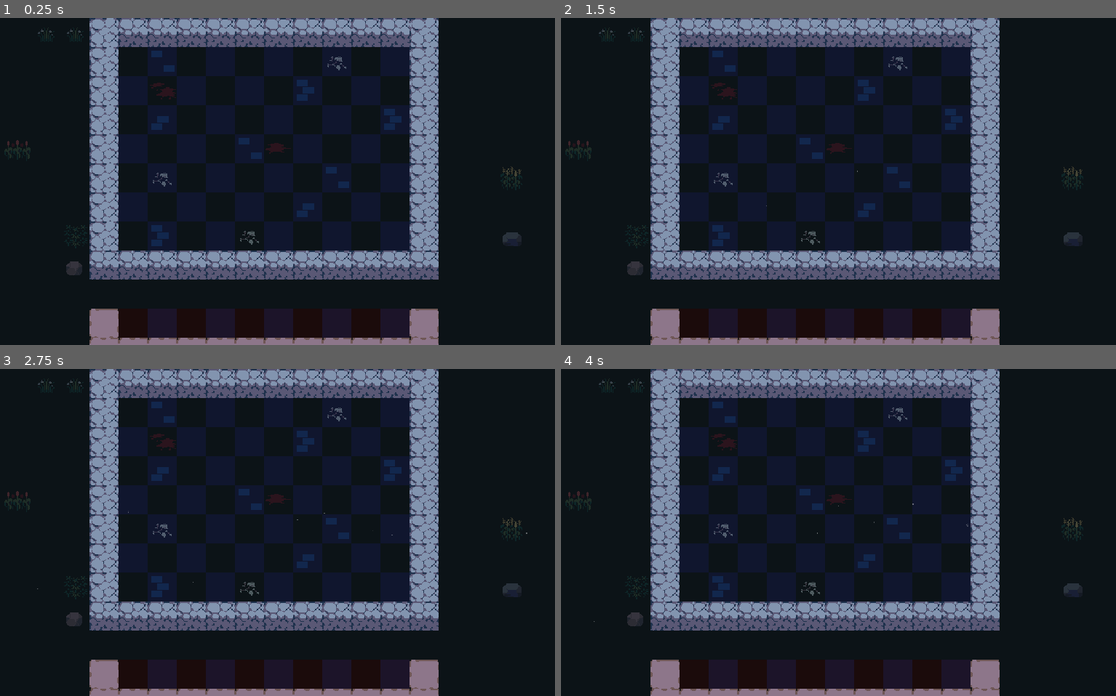
Above: before the commit, frames 1-4 (two rows, left to right).
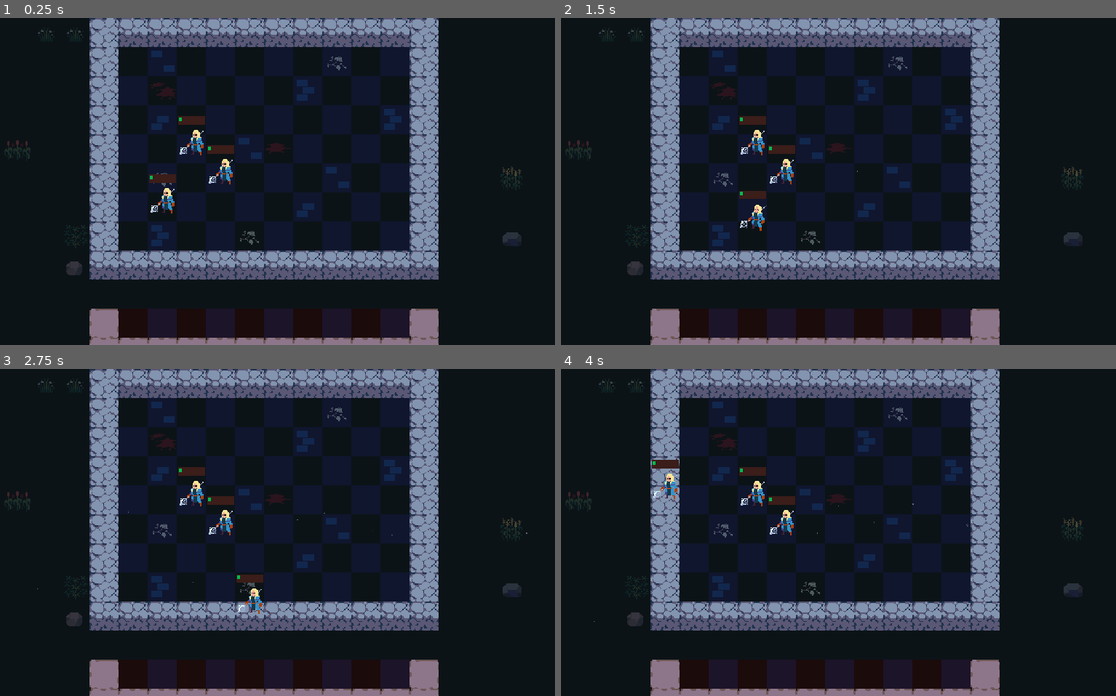
Above: after the commit, the same moments.

Repository: AllanSechrist/autobattler
Game: Godot game, scene res://scenes/Arena/arena.tscn
Same seed, same stepped clock (60 frames per second), same inputs: the game is played once before the commit and once after it. The project has no main scene, so this scene is started directly.
Inputs (mouse positions are in pixels of both pictures, inside the frame that each line leads up to):
- Up to frame 1 (0.25 s): no input
- Up to frame 2 (1.5 s): tap Enter at 0.5 s; move the mouse to (955, 165) at 0.52 s; press the mouse at (955, 165) at 0.53 s; release the mouse at (955, 165) at 1.25 s; tap Space at 1.25 s; drag from (710, 197) to (794, 246) at 1.27 s
- Up to frame 3 (2.75 s): tap Enter at 2 s; move the mouse to (321, 460) at 2.02 s; press the mouse at (321, 460) at 2.03 s
- Up to frame 4 (4 s): release the mouse at (882, 460) at 2.75 s; tap Space at 2.75 s; drag from (794, 597) to (649, 483) at 2.77 s; tap Enter at 3.5 s; move the mouse to (999, 581) at 3.52 s; press the mouse at (999, 581) at 3.53 s

The runs differ from the first frame. In frame 1, 0.8% of the frame differs, in the area x 26-43%, y 30-60%; in frame 2, 0.8%; in frame 3, 0.8%; in frame 4, 0.8%, in the area x 16-43%, y 27-51%.

Commit message:
Add Velocity Rotation component

Diff:
--- a/components/drag_and_drop.gd
+++ b/components/drag_and_drop.gd
@@ -19,6 +19,12 @@
 func _process(_delta: float) -> void:
 	if dragging and target:
 		target.global_position = target.get_global_mouse_position() + offset
+
+func _input(event: InputEvent) -> void:
+	if dragging and event.is_action_pressed("cancel_drag"):
+		_cancel_dragging()
+	elif dragging and event.is_action_released("select"):
+		_drop()
 
 func _end_dragging() -> void:
 	dragging = false
@@ -50,9 +56,6 @@
 	if not dragging and dragging_object:
 		return
 
-	if dragging and event.is_action_pressed("cancel_drag"):
-		_cancel_dragging()
-	elif not dragging and event.is_action_pressed("select"):
+
+	if not dragging and event.is_action_pressed("select"):
 		_start_dragging()
-	elif dragging and event.is_action_released("select"):
-		_drop()
--- /dev/null
+++ b/components/velocity_based_rotation.gd
@@ -0,0 +1,39 @@
+class_name VelocityBasedRotation
+extends Node
+
+@export var enabled: bool = true : set = _set_enabled
+@export var target: Node2D
+@export_range(0.25, 1.5) var lerp_seconds := 0.4
+@export var rotation_multiplier := 120
+@export var x_velocity_threshold := 3.0
+
+var last_position: Vector2
+var velocity: Vector2
+var angle: float
+var progress: float
+var time_elapsed := 0.0
+
+func _process(delta: float) -> void:
+	if not enabled or not target:
+		return
+
+	velocity = target.global_position - last_position
+	last_position = target.global_position
+	progress = time_elapsed / lerp_seconds
+
+	if abs(velocity.x) > x_velocity_threshold:
+		angle = velocity.normalized().x * rotation_multiplier * delta
+	else:
+		angle = 0.0
+
+	target.rotation = lerp_angle(target.rotation, angle, progress)
+	time_elapsed += delta
+
+	if progress > 1.0:
+		time_elapsed = 0.0
+
+func _set_enabled(value: bool) -> void:
+	enabled = value
+
+	if target and enabled == false:
+		target.rotation = 0.0
--- a/project.godot
+++ b/project.godot
@@ -41,3 +41,4 @@
 textures/canvas_textures/default_texture_filter=0
 renderer/rendering_method="gl_compatibility"
 renderer/rendering_method.mobile="gl_compatibility"
+2d/snap/snap_2d_transforms_to_pixel=true
--- a/scenes/Arena/arena.tscn
+++ b/scenes/Arena/arena.tscn
@@ -1,8 +1,9 @@
-[gd_scene load_steps=7 format=4 uid="uid://bw0f3wr1nkfqd"]
+[gd_scene load_steps=8 format=4 uid="uid://bw0f3wr1nkfqd"]
 
 [ext_resource type="Script" uid="uid://jqumqhdnemls" path="res://scenes/Arena/arena.gd" id="1_8iili"]
 [ext_resource type="TileSet" uid="uid://h6h6k7bcwcca" path="res://scenes/Arena/tileset.tres" id="1_v7qja"]
 [ext_resource type="Texture2D" uid="uid://mbxv0ayrsu3d" path="res://assets/sprites/star_particle.png" id="2_ghuj1"]
+[ext_resource type="PackedScene" uid="uid://b7jeecho1vy4t" path="res://scenes/Unit/unit.tscn" id="4_3nare"]
 
 [sub_resource type="Curve" id="Curve_8iili"]
 _data = [Vector2(0, 0), 0.0, 0.0, 0, 0, Vector2(0.241158, 1), 0.0, 0.0, 0, 0, Vector2(0.752412, 1), 0.0, 0.0, 0, 0, Vector2(1, 0), 0.0, 0.0, 0, 0]
@@ -70,6 +71,15 @@
 [node name="Highlight" type="TileMapLayer" parent="GameArea"]
 tile_set = ExtResource("1_v7qja")
 
+[node name="Unit" parent="GameArea" instance=ExtResource("4_3nare")]
+position = Vector2(32, 160)
+
+[node name="Unit2" parent="GameArea" instance=ExtResource("4_3nare")]
+position = Vector2(96, 128)
+
+[node name="Unit3" parent="GameArea" instance=ExtResource("4_3nare")]
+position = Vector2(64, 96)
+
 [node name="Bench" type="TileMapLayer" parent="."]
 position = Vector2(160, 320)
 tile_map_data = PackedByteArray("AAAAAAAAAAAAAAsAAAABAAAAAAAAAAcAAAACAAAAAAAAAAsAAAADAAAAAAAAAAcAAAAEAAAAAAAAAAsAAAAFAAAAAAAAAAcAAAAGAAAAAAAAAAsAAAAHAAAAAAAAAAcAAAAIAAAAAAAAAAsAAAAJAAAAAAAAAAcAAAA=")
--- a/scenes/Unit/unit.tscn
+++ b/scenes/Unit/unit.tscn
@@ -1,9 +1,10 @@
-[gd_scene load_steps=10 format=3 uid="uid://b7jeecho1vy4t"]
+[gd_scene load_steps=11 format=3 uid="uid://b7jeecho1vy4t"]
 
 [ext_resource type="Texture2D" uid="uid://cx1ivjobggp8n" path="res://assets/sprites/rogues.png" id="1_54h18"]
 [ext_resource type="Script" uid="uid://c3y3x4jndlw66" path="res://scenes/Unit/unit.gd" id="1_i8q7a"]
 [ext_resource type="Resource" uid="uid://0bp5wrrpkqx1" path="res://data/units/jean.tres" id="2_ibc5n"]
 [ext_resource type="Script" uid="uid://dn2qxpbyk7cwl" path="res://components/drag_and_drop.gd" id="4_upu8o"]
+[ext_resource type="Script" uid="uid://c27pcs061ur2r" path="res://components/velocity_based_rotation.gd" id="5_v5ugi"]
 
 [sub_resource type="RectangleShape2D" id="RectangleShape2D_54h18"]
 size = Vector2(36, 36)
@@ -66,3 +67,8 @@
 [node name="DragAndDrop" type="Node" parent="." node_paths=PackedStringArray("target")]
 script = ExtResource("4_upu8o")
 target = NodePath("..")
+
+[node name="VelocityBasedRotation" type="Node" parent="." node_paths=PackedStringArray("target")]
+script = ExtResource("5_v5ugi")
+target = NodePath("../Skin")
+rotation_multiplier = 40
Not shown, added: components/velocity_based_rotation.gd.uid
